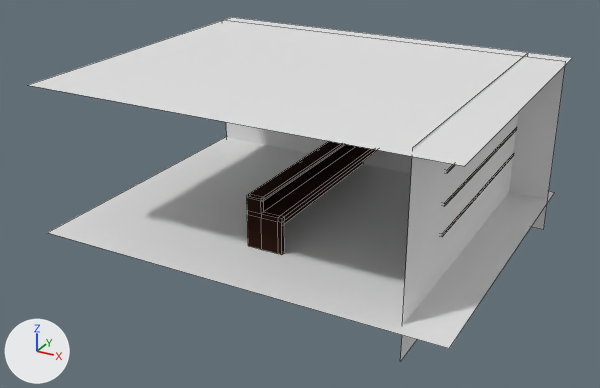
Before and after pictures for a commit that changed the Blender file Assets/Blender FIles/Level.blend.
One viewpoint serves both versions: a 50 mm lens placed at (9.79, -18.63, 9.75), pointed at (-0.2, -0.46, 0.67). Every picture has the same lights, and +X, +Y and +Z are marked at lower left. Mesh edges are drawn as thin lines.

Objects in the first picture: 'BarCounter', 'Ceiling', 'Floor', 'Wall East', 'Wall South'.
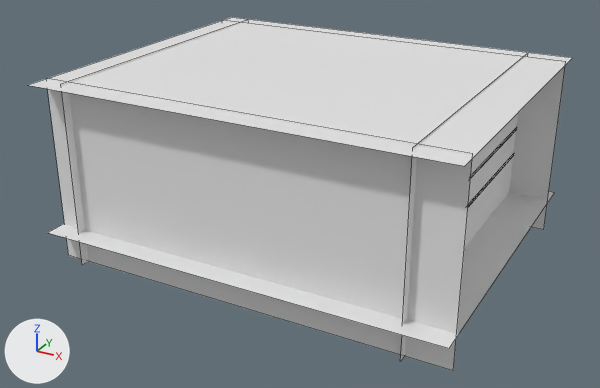
Commit message: [ADD] North and West Walls

Changed parts and their boxes [x1, y1, x2, y2] in the pictures (600 x 388 px):
'Wall East.001', added: after [46, 78, 473, 371]
'Wall North', added: after [61, 20, 248, 265]
'Floor', unchanged, covered by the edit: before [47, 137, 555, 348]; after [47, 191, 555, 348]
'Wall South', unchanged, covered by the edit: [400, 53, 528, 362] in both
'BarCounter', unchanged, covered by the edit: before [247, 141, 377, 255]

The change, as a diff of the scene's bpy script:
```diff
--- a/Assets/Blender FIles/Level.blend.py
+++ b/Assets/Blender FIles/Level.blend.py
@@ ob_wall_east_001 @@
+ob_wall_east_001 = bpy.data.objects.new('Wall East.001', me_plane_001.copy())  # the mesh of ob_ceiling
+ob_wall_east_001.location = (0.0, -3.97, 1.55)
+ob_wall_east_001.rotation_euler = (1.571, 0.0, 0.0)  # degrees (90, 0, 0)
+ob_wall_east_001.scale = (-2.2, 1.0, 1.0)
@@ ob_wall_north @@
+ob_wall_north = bpy.data.objects.new('Wall North', me_plane_001.copy())  # the mesh of ob_ceiling
+ob_wall_north.location = (-4.78, 0.08, 1.55)
+ob_wall_north.rotation_euler = (1.571, 0.0, 4.712)  # degrees (90, 0, 270)
+ob_wall_north.scale = (1.72, 1.0, 1.0)
```
